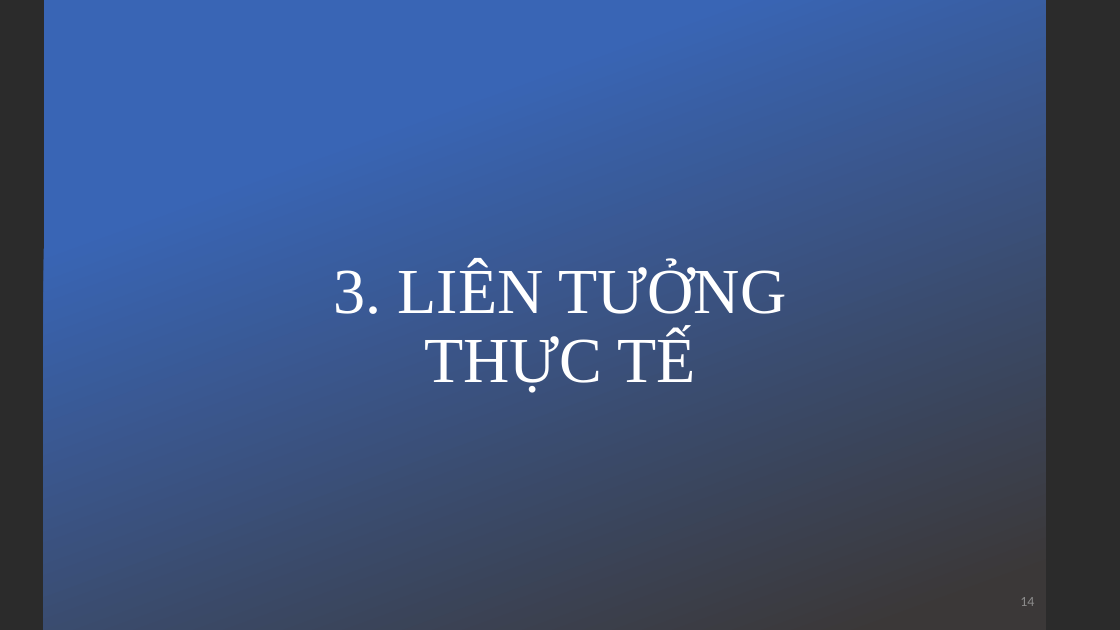
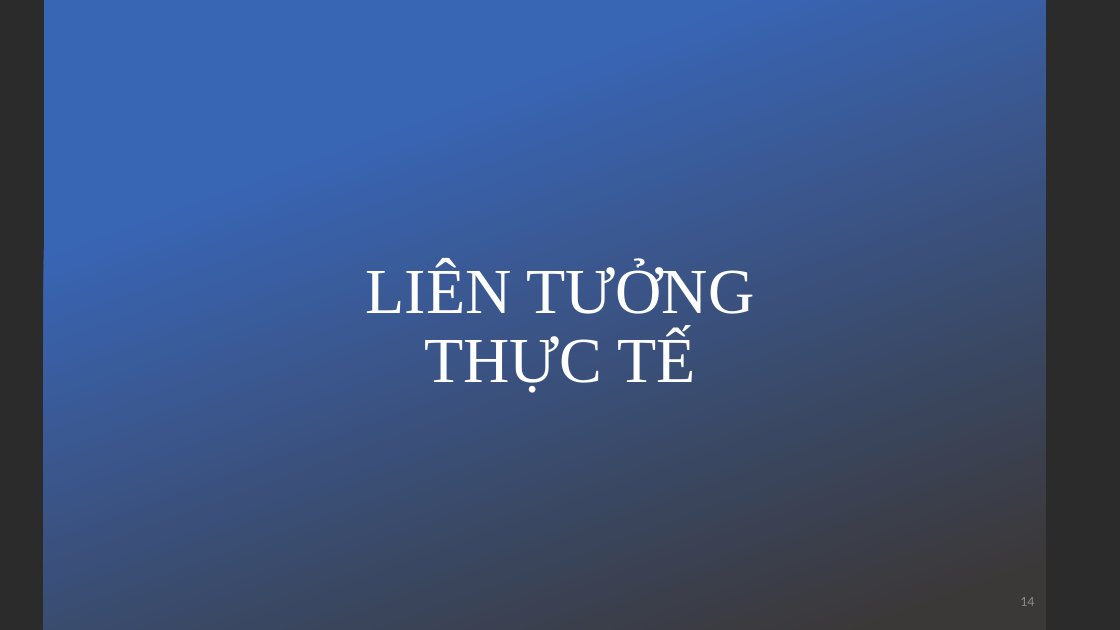
Before and after one commit to kieuconghau/lthdt-18clc1-09, a slide deck: slide 14 of Design Patterns/Design Patterns [Official]/Visitor/Visitor Design Pattern [Official].pptx. Drawn at 1120x630 pixels with LibreOffice and Linux fonts; fonts in the diff are those of the drawing; background and template pictures are left out; a plain dark background stands for a picture behind light text. Boxes give left, top, right and bottom in pixels: in the first picture for what was removed or moved away, otherwise in the second. Text is boxed around its words. In the diff, an @@ line names an element or a change of style, - is before the commit and + after.

```diff
--- a/Design Patterns/Design Patterns [Official]/Visitor/Visitor Design Pattern [Official].pptx
+++ b/Design Patterns/Design Patterns [Official]/Visitor/Visitor Design Pattern [Official].pptx
@@ title at <box>366,264,754,393</box>: text changed @@
-3. LIÊN TƯỞNG THỰC TẾ
+LIÊN TƯỞNG THỰC TẾ
```
Also in this commit, not shown: 36 other slides changed, 38 other files.
